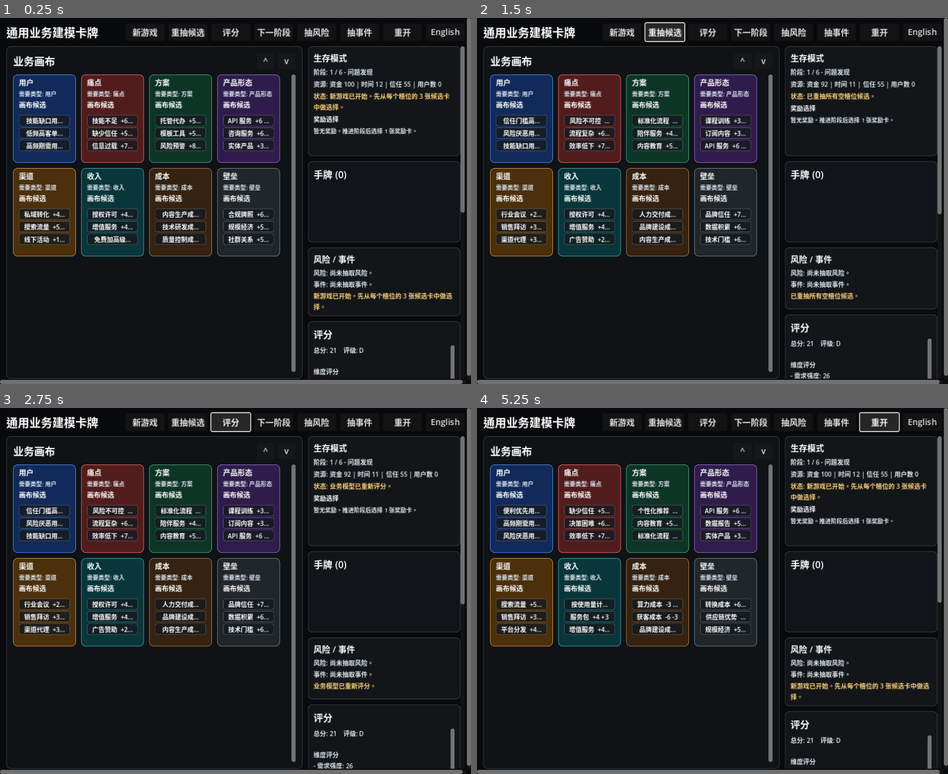
Above: before the commit, frames 1-4 (two rows, left to right).
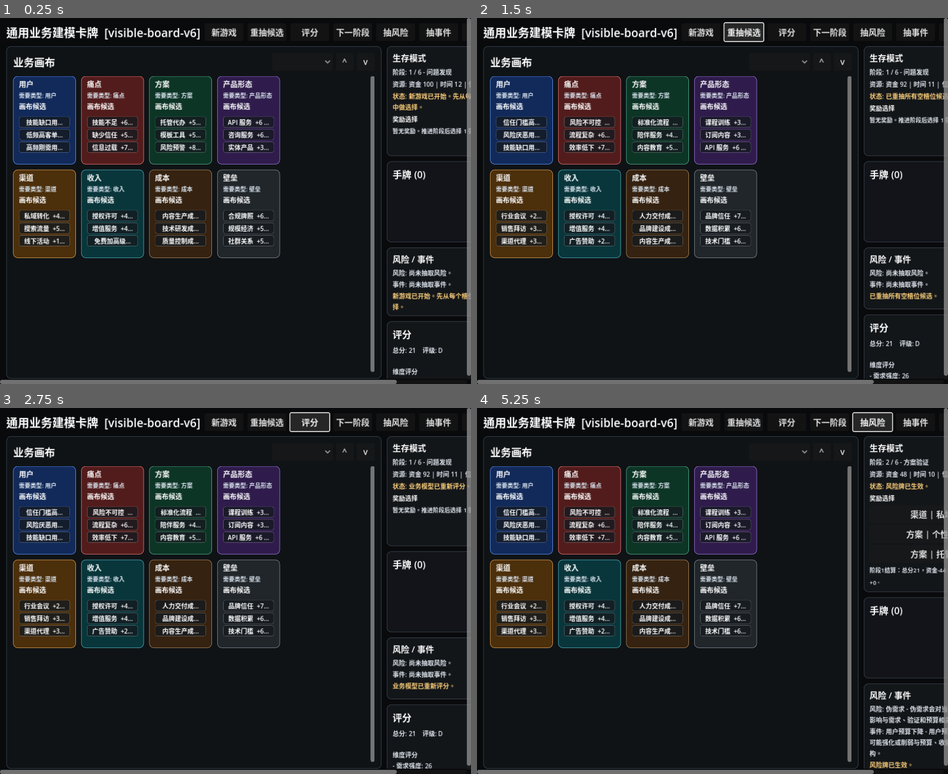
Above: after the commit, the same moments.

Repository: HelloKuoty/poker
Game: Godot game, scene res://scenes/main.tscn
The game is run twice, just before and just after one commit, with the same random seed, the same clock (stepped at 60 frames per second) and the same inputs.
Inputs (mouse positions are in pixels of both pictures, inside the frame that each line leads up to):
- Up to frame 1 (0.25 s): no input
- Up to frame 2 (1.5 s): click "新游戏" at 0.5 s; click "重抽候选" at 1.25 s
- Up to frame 3 (2.75 s): click "评分" at 2 s
- Up to frame 4 (5.25 s): click "下一阶段" at 2.75 s; click "抽风险" at 3.5 s; click "抽事件" at 4.25 s; click (877, 422) at 5 s, where only the run before the commit has a clickable "重开"

The runs differ from the first frame. In frame 1, 17% of the frame differs, in the area x 2-100%, y 2-100%; in frame 2, 17%; in frame 3, 17%; in frame 4, 18%, in the area x 2-100%, y 1-100%.

Commit message:
Add visible board navigation marker

Diff:
--- a/data/ui_text.json
+++ b/data/ui_text.json
@@ -17,6 +17,7 @@
   "draft_no_options": {"zh": "当前没有可选候选。", "en": "No draft options are currently available."},
   "draft_complete": {"zh": "画布核心槽位已完成，可以评分并进入下一阶段。", "en": "Core board slots are complete. Score the model and advance to the next stage."},
   "board": {"zh": "业务画布", "en": "Business Board"},
+  "slot_jump": {"zh": "定位槽位", "en": "Jump to Slot"},
   "scroll_up": {"zh": "向上滚动画布", "en": "Scroll board up"},
   "scroll_down": {"zh": "向下滚动画布", "en": "Scroll board down"},
   "score": {"zh": "评分", "en": "Score"},
--- a/project.godot
+++ b/project.godot
@@ -5,7 +5,7 @@
 
 [application]
 
-config/name="Bilingual Business Model Card Game"
+config/name="Business Model Card Game visible-board-v6"
 run/main_scene="res://scenes/main.tscn"
 config/features=PackedStringArray("4.2")
 config/icon=""
--- a/scripts/ui/board_view.gd
+++ b/scripts/ui/board_view.gd
@@ -14,10 +14,12 @@
 
 var localization: LocalizationManager
 var title_label: Label
+var slot_jump: OptionButton
 var scroll_up_button: Button
 var scroll_down_button: Button
 var scroll: ScrollContainer
 var grid: GridContainer
+var slot_nodes := {}
 var drag_candidate := false
 var dragging := false
 var drag_start_mouse := Vector2.ZERO
@@ -41,10 +43,12 @@
 	_ensure_nodes()
 	title_label.text = localization.get_ui_text("board")
 	_update_scroll_button_text()
+	_update_slot_jump()
 	_clear_slots()
 	for slot_type in REQUIRED_SLOTS:
 		var slot: CardSlot = SLOT_SCENE.instantiate()
 		grid.add_child(slot)
+		slot_nodes[slot_type] = slot
 		slot.setup(slot_type, slots.get(slot_type, {}), draft_options.get(slot_type, []), localization, selected_card_type, type_colors)
 		slot.slot_clicked.connect(_on_slot_clicked)
 		slot.draft_option_clicked.connect(_on_draft_option_clicked)
@@ -122,6 +126,12 @@
 	title_label.size_flags_horizontal = Control.SIZE_EXPAND_FILL
 	title_row.add_child(title_label)
 
+	slot_jump = OptionButton.new()
+	slot_jump.custom_minimum_size = Vector2(116, 30)
+	slot_jump.focus_mode = Control.FOCUS_NONE
+	slot_jump.item_selected.connect(_on_slot_jump_selected)
+	title_row.add_child(slot_jump)
+
 	scroll_up_button = _make_scroll_button("^")
 	scroll_up_button.pressed.connect(_scroll_by.bind(-KEY_STEP))
 	title_row.add_child(scroll_up_button)
@@ -148,6 +158,7 @@
 
 
 func _clear_slots() -> void:
+	slot_nodes.clear()
 	for child in grid.get_children():
 		grid.remove_child(child)
 		child.queue_free()
@@ -173,6 +184,19 @@
 
 func _on_slot_pan_dragged(delta: Vector2) -> void:
 	_scroll_by(-int(delta.y))
+
+
+func _on_slot_jump_selected(index: int) -> void:
+	if index < 0 or index >= REQUIRED_SLOTS.size():
+		return
+	jump_to_slot(REQUIRED_SLOTS[index])
+
+
+func jump_to_slot(slot_type: String) -> void:
+	if scroll == null or not slot_nodes.has(slot_type):
+		return
+	var slot: Control = slot_nodes[slot_type]
+	scroll.scroll_vertical = clampi(int(slot.position.y) - 4, 0, _max_vertical_scroll())
 
 
 func _scroll_by(amount: int) -> void:
@@ -213,6 +237,16 @@
 		return
 	scroll_up_button.tooltip_text = localization.get_ui_text("scroll_up") if localization != null else ""
 	scroll_down_button.tooltip_text = localization.get_ui_text("scroll_down") if localization != null else ""
+
+
+func _update_slot_jump() -> void:
+	if slot_jump == null or localization == null:
+		return
+	slot_jump.clear()
+	slot_jump.tooltip_text = localization.get_ui_text("slot_jump")
+	for slot_type in REQUIRED_SLOTS:
+		slot_jump.add_item(localization.get_ui_text("type_" + slot_type))
+	slot_jump.select(-1)
 
 
 func _handle_board_pointer_input(event: InputEvent, use_global_position: bool) -> bool:
--- a/scripts/ui/main_controller.gd
+++ b/scripts/ui/main_controller.gd
@@ -7,6 +7,7 @@
 const ScorePanel = preload("res://scripts/ui/score_panel.gd")
 const SummaryPanel = preload("res://scripts/ui/summary_panel.gd")
 const DetailPanel = preload("res://scripts/ui/detail_panel.gd")
+const BUILD_LABEL := "visible-board-v6"
 
 var localization: LocalizationManager
 var game_state: GameState
@@ -272,7 +273,7 @@
 
 
 func _refresh_top_text() -> void:
-	title_label.text = localization.get_ui_text("game_title")
+	title_label.text = "%s  [%s]" % [localization.get_ui_text("game_title"), BUILD_LABEL]
 	new_game_button.text = localization.get_ui_text("new_game")
 	draw_card_button.text = localization.get_ui_text("draw_card")
 	draw_card_button.tooltip_text = "%s: %s %d | %s %d" % [
--- a/tools/board_scroll_test.gd
+++ b/tools/board_scroll_test.gd
@@ -148,6 +148,13 @@
 	await process_frame
 	if scroll.scroll_vertical <= 0:
 		_fail("Slot drag forwarding cannot move board content.")
+		return
+
+	scroll.scroll_vertical = 0
+	board.jump_to_slot("moat")
+	await process_frame
+	if scroll.scroll_vertical <= 0:
+		_fail("Slot jump navigation cannot move to the lower board row.")
 		return
 
 	print("BOARD_SCROLL_TEST_OK max_scroll=%d final_scroll=%d" % [max_scroll, scroll.scroll_vertical])
--- a/tools/main_layout_test.gd
+++ b/tools/main_layout_test.gd
@@ -48,6 +48,12 @@
 	var grid_rect: Rect2 = grid.get_global_rect()
 	var visible_count := 0
 	var clickable_count := 0
+	if not str(main.title_label.text).contains("visible-board-v6"):
+		_fail("Visible build label is missing at %s. title=%s" % [str(viewport_size), str(main.title_label.text)])
+		return
+	if board.slot_jump == null or board.slot_jump.item_count != 8:
+		_fail("Slot jump navigation is missing or incomplete at %s." % str(viewport_size))
+		return
 	for slot in grid.get_children():
 		var slot_rect: Rect2 = slot.get_global_rect()
 		if scroll_rect.encloses(slot_rect):
--- a/tools/project_config_test.gd
+++ b/tools/project_config_test.gd
@@ -11,6 +11,11 @@
 
 	var width := int(config.get_value("display", "window/size/viewport_width", 0))
 	var height := int(config.get_value("display", "window/size/viewport_height", 0))
+	var app_name := str(config.get_value("application", "config/name", ""))
+	if not app_name.contains("visible-board-v6"):
+		push_error("PROJECT_CONFIG_TEST_FAILED: visible build marker missing from app name")
+		quit(1)
+		return
 	if width <= 0 or height <= 0:
 		push_error("PROJECT_CONFIG_TEST_FAILED: invalid viewport size %dx%d" % [width, height])
 		quit(1)
Not shown, changed: ITERATION_LOG.md
Not shown, changed: TEST_PLAN.md
Not shown, changed: TODO.md
